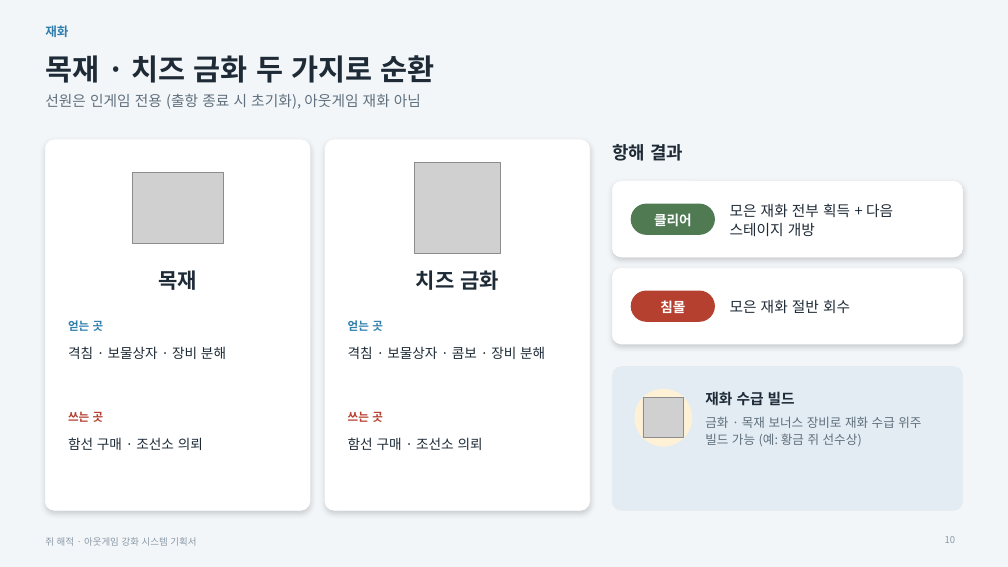
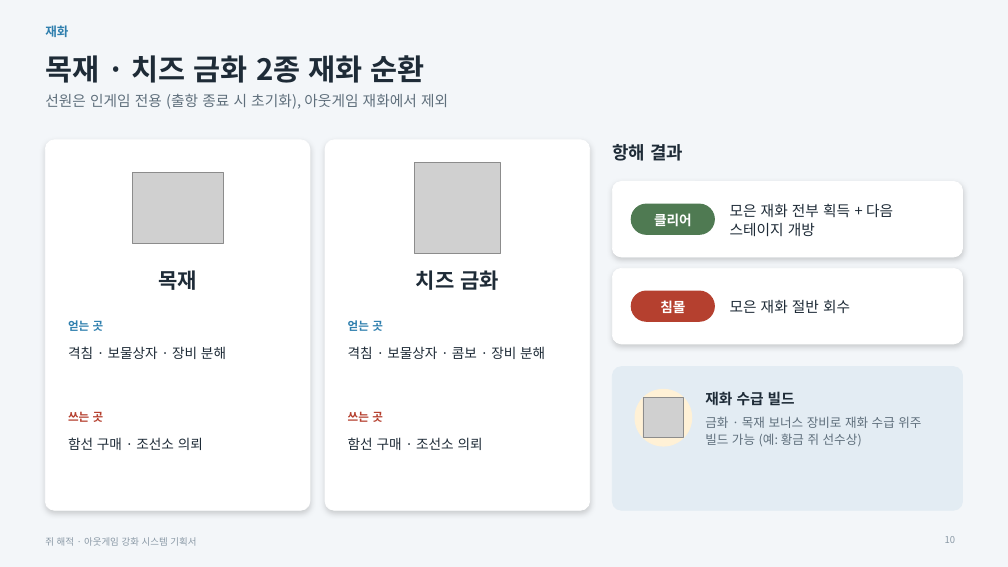
Before and after one commit to inory16351/RatPlain, a slide deck: slide 10 of Pirat_Plan/쥐해적_아웃게임강화기획서.pptx. Drawn at 1008x567 pixels with LibreOffice and Linux fonts; fonts in the diff are those of the drawing; grey boxes stand for pictures. Boxes give left, top, right and bottom in pixels: in the first picture for what was removed or moved away, otherwise in the second. Text is boxed around its words. In the diff, an @@ line names an element or a change of style, - is before the commit and + after.

```diff
--- a/Pirat_Plan/쥐해적_아웃게임강화기획서.pptx
+++ b/Pirat_Plan/쥐해적_아웃게임강화기획서.pptx
@@ title at (45, 55, 425, 83): text changed @@
-목재 · 치즈 금화 두 가지로 순환
+목재 · 치즈 금화 2종 재화 순환
@@ text at (45, 94, 448, 109): text changed @@
-선원은 인게임 전용 (출항 종료 시 초기화), 아웃게임 재화 아님
+선원은 인게임 전용 (출항 종료 시 초기화), 아웃게임 재화에서 제외
```
Also in this commit, not shown: 9 other slides changed, 5 other files.
